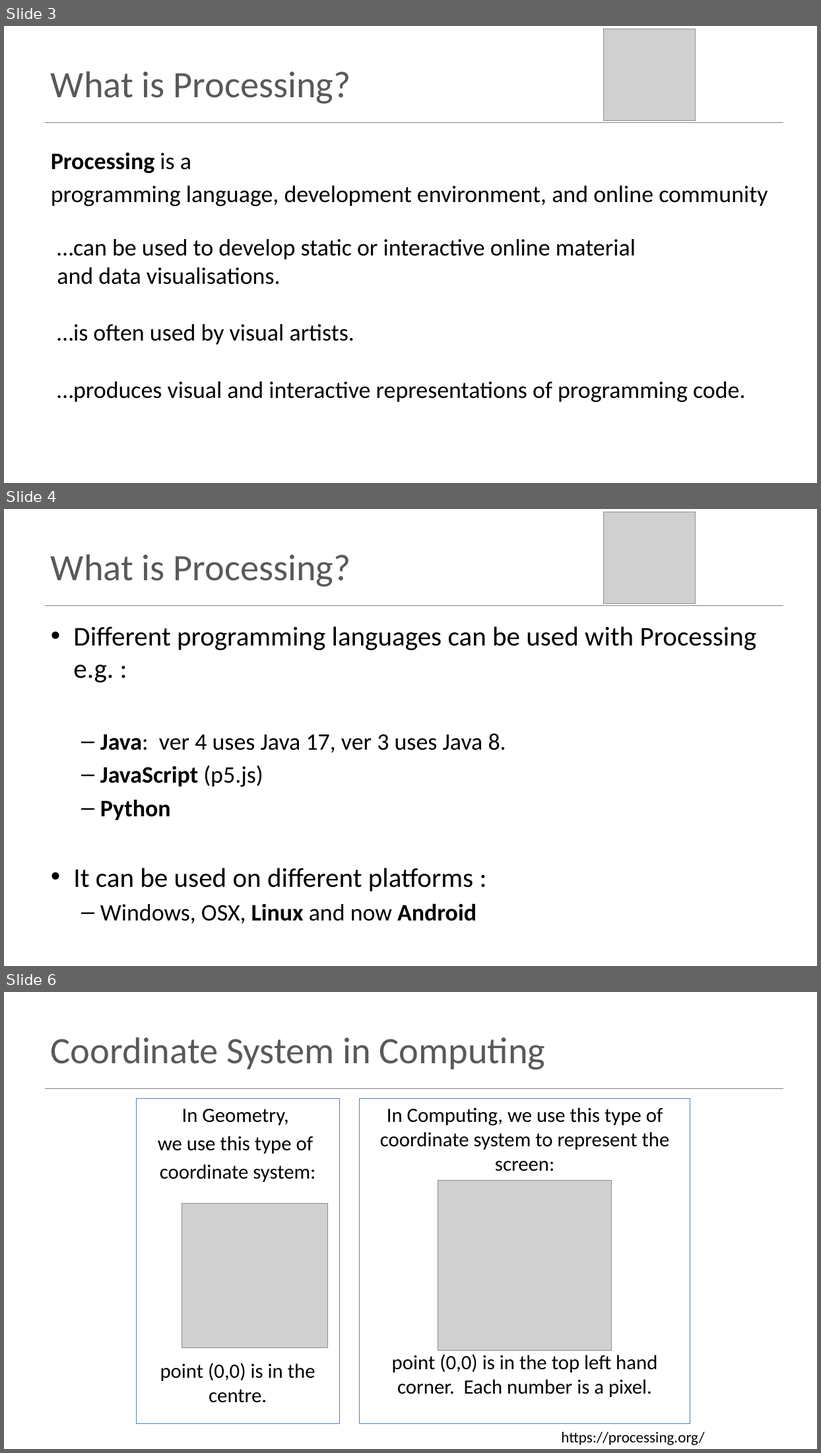
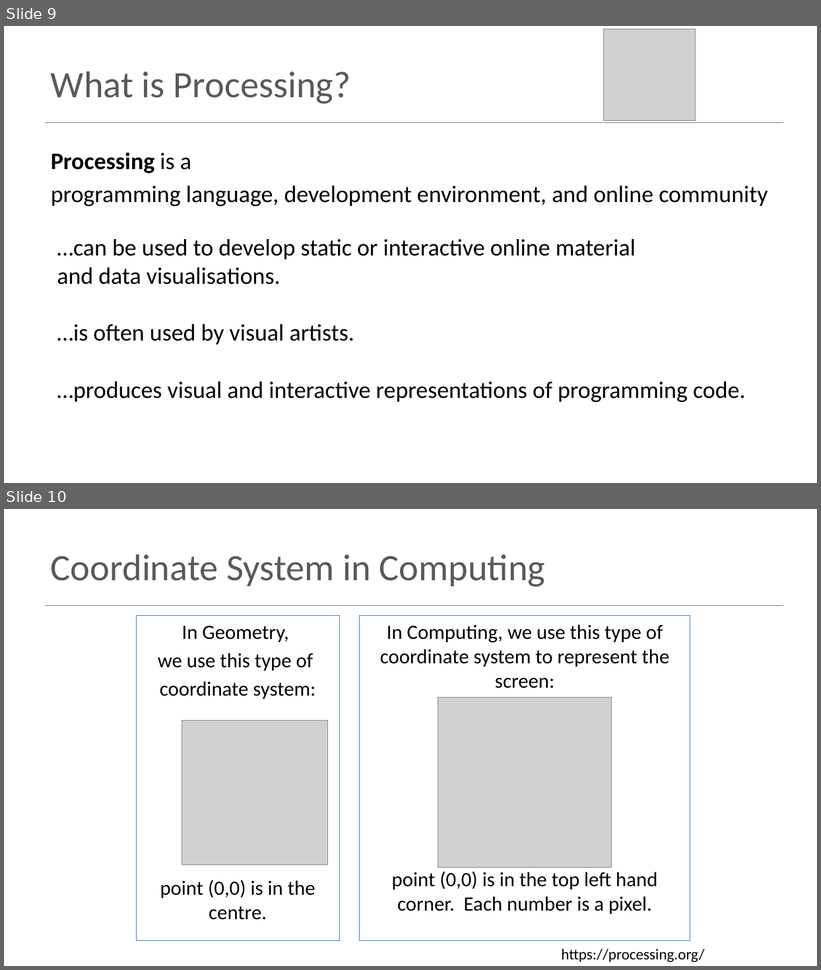
Before and after one commit to SPowerRoche/TryComputingSETU, a slide deck: topic00-processing/talk-1/a-intro-to-programming.pptx. Shown one above the other, each under a label of ours: slides 3, 4 and 6 before the commit, slides 9 and 10 after it; the slides between them are not shown. The pictures are 821x1453 and 821x970 pixels, drawn with LibreOffice and Linux fonts; fonts in the diff are those of the drawing; grey boxes stand for pictures. Boxes give left, top, right and bottom in pixels: in the first picture for what was removed or moved away, otherwise in the second. Text is boxed around its words. In the diff, an @@ line names an element or a change of style, - is before the commit and + after.

```diff
--- a/topic00-processing/talk-1/a-intro-to-programming.pptx
+++ b/topic00-processing/talk-1/a-intro-to-programming.pptx
@@ slide 4 removed at box(4, 509, 817, 966), background #FFFFFF; not listed: 1 template element that a slide beside it also shows @@
@@ picture removed at box(604, 512, 695, 603) @@
@@ title removed at box(51, 555, 351, 587) @@
-What is Processing?
@@ text removed at box(73, 626, 757, 924) @@
-• Different programming languages can be used with Processing e.g. :
-  – Java: ver 4 uses Java 17, ver 3 uses Java 8.
-  – JavaScript (p5.js)
-  – Python
-• It can be used on different platforms :
-  – Windows, OSX, Linux and now Android
@@ what was slide 3 is now slide 9 @@
@@ what was slide 6 is now slide 10 @@
```
Also in this commit, not shown: 1 slide changed, 6 slides added, 3 other slides removed, 6 other files.
